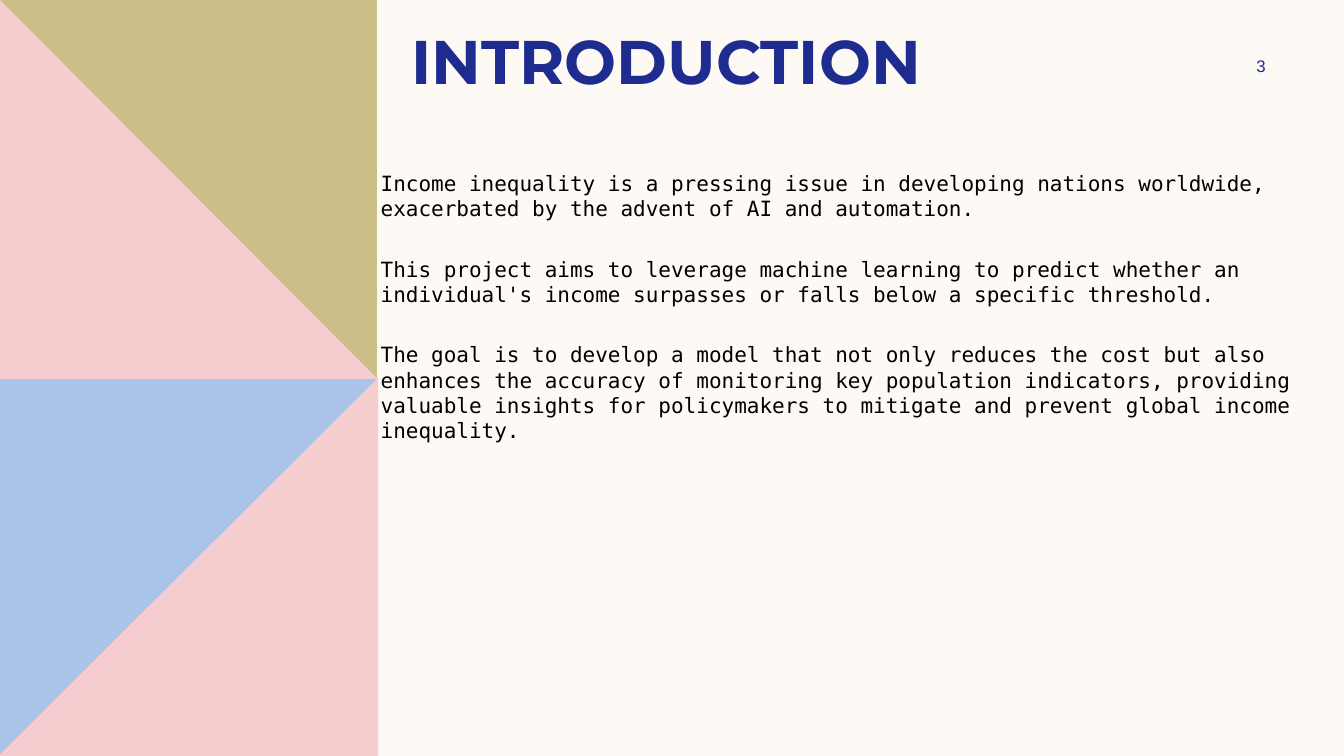
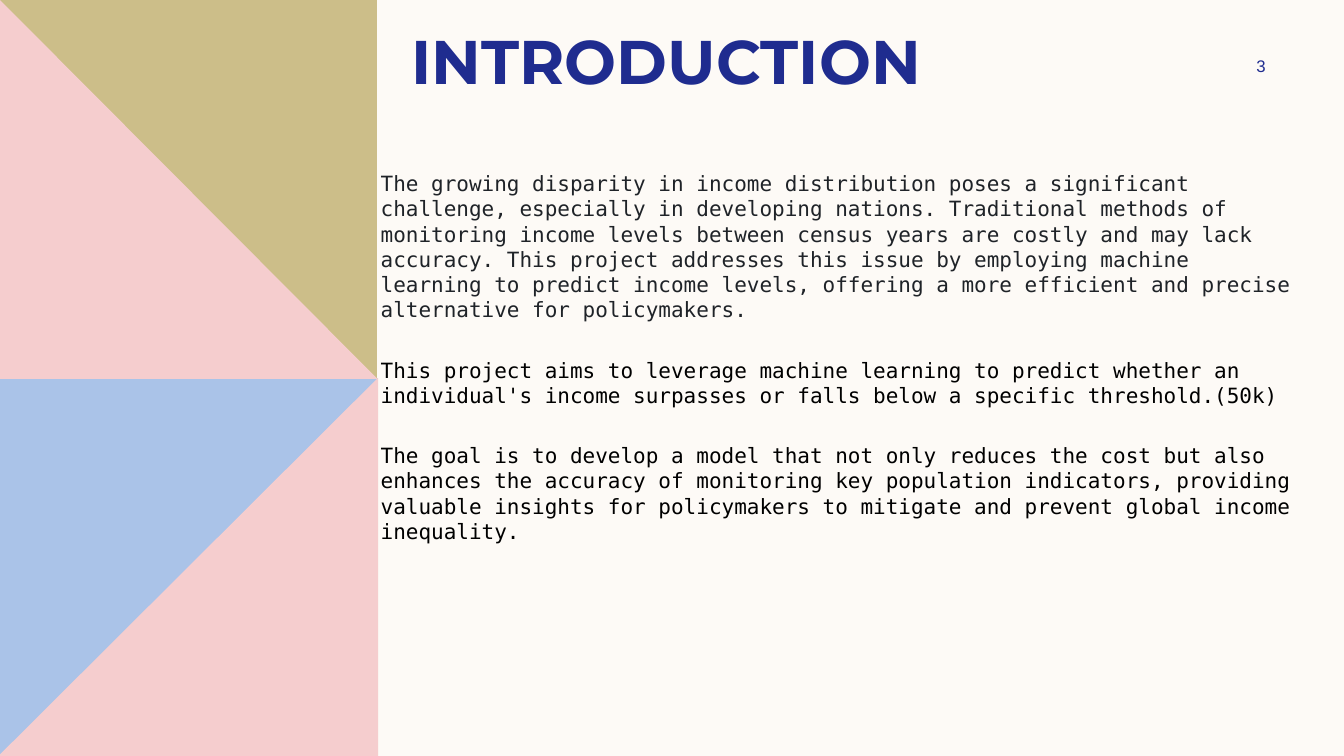
Before and after one commit to doeabla/Income_prediction-_app, a slide deck: slide 3 of capstone_final.pptx. Drawn at 1344x756 pixels with LibreOffice and Linux fonts; fonts in the diff are those of the drawing. Boxes give left, top, right and bottom in pixels: in the first picture for what was removed or moved away, otherwise in the second. Text is boxed around its words. In the diff, an @@ line names an element or a change of style, - is before the commit and + after.

```diff
--- a/capstone_final.pptx
+++ b/capstone_final.pptx
@@ text at (381, 175, 1290, 408): text changed; text colour #000000 to #1F2328 @@
-Income inequality is a pressing issue in developing nations worldwide, exacerbated by the advent of AI and automation.
-This project aims to leverage machine learning to predict whether an individual's income surpasses or falls below a specific threshold.
+The growing disparity in income distribution poses a significant challenge, especially in developing nations. Traditional methods of monitoring income levels between census years are costly and may lack accuracy. This project addresses this issue by employing machine learning to predict income levels, offering a more efficient and precise alternative for policymakers.
+This project aims to leverage machine learning to predict whether an individual's income surpasses or falls below a specific threshold.(50k)
```
Also in this commit, not shown: 6 other slides changed, 5 slides added, 1 other file.
